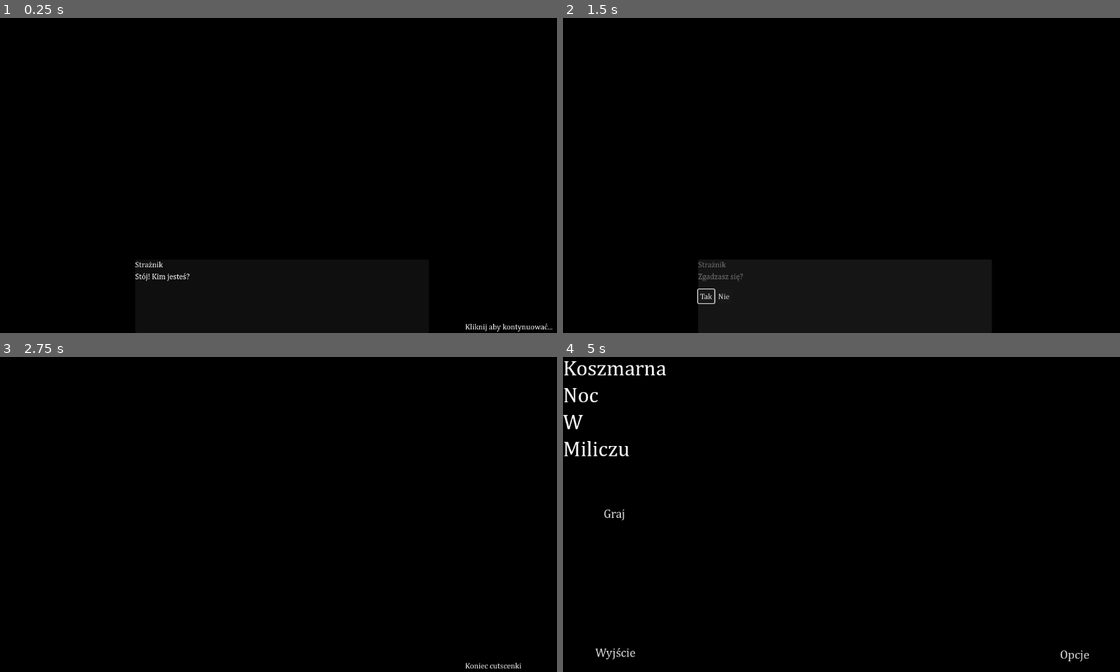
Above: before the commit, frames 1-4 (two rows, left to right).
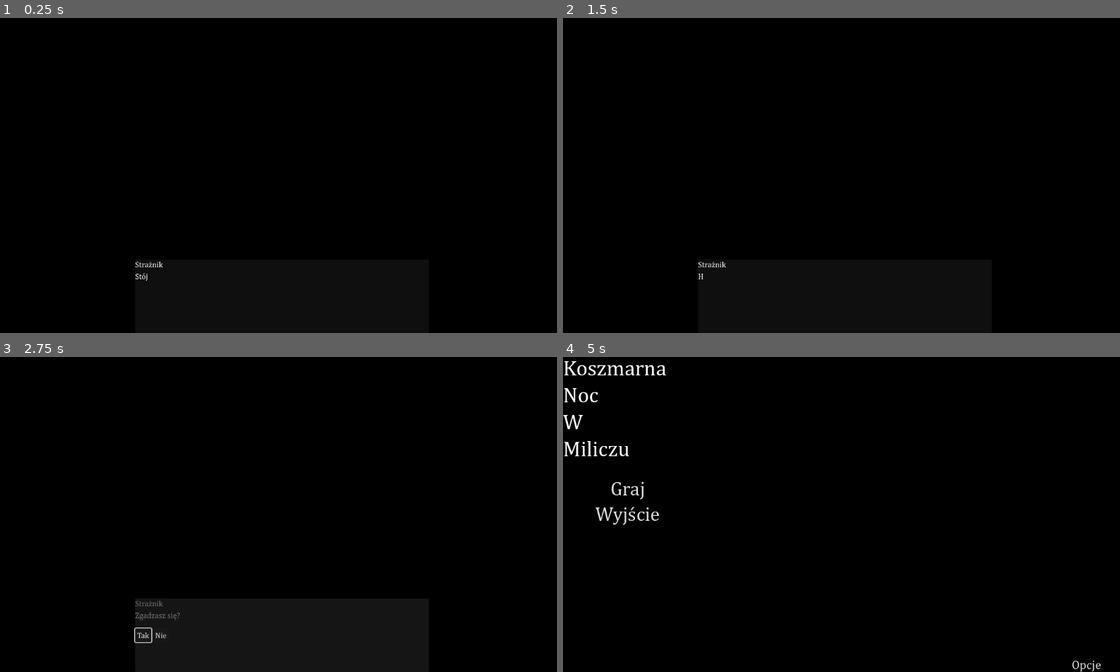
Above: after the commit, the same moments.

Repository: Loyydowski/SideQuests
Game: Godot game, scene res://scenes/cutscene.tscn
Two runs of this game, one before a commit and one after it. Both use one fixed random seed, a clock stepped at 60 frames per second and the inputs below. This scene is started directly instead of the project's main scene.
Inputs (mouse positions are in pixels of both pictures, inside the frame that each line leads up to):
- Up to frame 1 (0.25 s): no input
- Up to frame 2 (1.5 s): tap Enter (ui_accept) at 0.5 s; move the mouse to (969, 159) at 0.52 s; hold Enter (ui_accept) 0.53-1.28 s; click (969, 159) at 0.67 s; move the mouse to (730, 191) at 1.27 s; tap F (toggle_flashlight) at 1.35 s; click (730, 191) at 1.42 s
- Up to frame 3 (2.75 s): tap Enter (ui_accept) at 1.52, 1.55, 1.82 s; move the mouse to (339, 445) at 2.02 s; hold Enter (ui_accept) from 2.03 s (still down); click (339, 445) at 2.17 s
- Up to frame 4 (5 s): release Enter (ui_accept) at 2.75 s; click (707, 634) at 2.75 s, where only the run after the commit has a clickable "Tak"; tap Enter (ui_accept) at 3.5, 3.77, 3.8, 4.07, 4.25 s; move the mouse to (819, 577) at 3.52 s; tap F (toggle_flashlight) at 3.6 s; click (819, 577) at 3.67 s; move the mouse to (1014, 561) at 4.27 s; hold Enter (ui_accept) from 4.28 s (still down); click (1014, 561) at 4.42 s; tap Escape (ui_cancel) at 4.9 s

The runs differ from the first frame. In frame 1, 0.2% of the frame differs, in the area x 26-100%, y 80-100%; in frame 2, 0.2%; in frame 3, 0.4%; in frame 4, 0.6%, in the area x 5-97%, y 39-100%.

Commit message:
poprawka

Diff:
--- a/KoszmarnaNocWMiliczu/scenes/cutscene.tscn
+++ b/KoszmarnaNocWMiliczu/scenes/cutscene.tscn
@@ -1,8 +1,8 @@
-[gd_scene load_steps=2 format=3 uid="uid://cwbm6jv0oaduf"]
+[gd_scene format=3 uid="uid://cwbm6jv0oaduf"]
 
 [ext_resource type="Script" uid="uid://daerpvxdcs381" path="res://skrypty/przemowa.gd" id="1_edmg7"]
 
-[node name="Control" type="Control"]
+[node name="Control" type="Control" unique_id=1413472847]
 layout_mode = 3
 anchors_preset = 15
 anchor_right = 1.0
@@ -11,7 +11,7 @@
 grow_vertical = 2
 script = ExtResource("1_edmg7")
 
-[node name="ColorRect" type="ColorRect" parent="."]
+[node name="ColorRect" type="ColorRect" parent="." unique_id=1083908769]
 layout_mode = 1
 anchors_preset = 8
 anchor_left = 0.5
@@ -26,7 +26,7 @@
 grow_vertical = 2
 color = Color(0, 0, 0, 1)
 
-[node name="DialogPanel" type="PanelContainer" parent="."]
+[node name="DialogPanel" type="PanelContainer" parent="." unique_id=1037541739]
 custom_minimum_size = Vector2(600, 150)
 layout_mode = 1
 anchors_preset = 7
@@ -40,19 +40,19 @@
 grow_horizontal = 2
 grow_vertical = 0
 
-[node name="MarginContainer" type="MarginContainer" parent="DialogPanel"]
+[node name="MarginContainer" type="MarginContainer" parent="DialogPanel" unique_id=117448309]
 layout_mode = 2
 
-[node name="VBoxContainer" type="VBoxContainer" parent="DialogPanel/MarginContainer"]
+[node name="VBoxContainer" type="VBoxContainer" parent="DialogPanel/MarginContainer" unique_id=39659459]
 layout_mode = 2
 
-[node name="SpeakerLabel" type="Label" parent="DialogPanel/MarginContainer/VBoxContainer"]
+[node name="SpeakerLabel" type="Label" parent="DialogPanel/MarginContainer/VBoxContainer" unique_id=1474064636]
 layout_mode = 2
 
-[node name="DialogLabel" type="Label" parent="DialogPanel/MarginContainer/VBoxContainer"]
+[node name="DialogLabel" type="Label" parent="DialogPanel/MarginContainer/VBoxContainer" unique_id=223424585]
 layout_mode = 2
 
-[node name="ContinueHint" type="Label" parent="."]
+[node name="ContinueHint" type="Label" parent="." unique_id=1608814960]
 layout_mode = 1
 anchors_preset = 3
 anchor_left = 1.0
@@ -65,7 +65,7 @@
 grow_vertical = 0
 text = "Kliknij aby kontynuować..."
 
-[node name="ChoicePanel" type="PanelContainer" parent="."]
+[node name="ChoicePanel" type="PanelContainer" parent="." unique_id=1901864493]
 visible = false
 layout_mode = 0
 offset_left = 276.0
@@ -73,14 +73,14 @@
 offset_right = 876.0
 offset_bottom = 648.0
 
-[node name="HBoxContainer" type="HBoxContainer" parent="ChoicePanel"]
+[node name="HBoxContainer" type="HBoxContainer" parent="ChoicePanel" unique_id=1194077723]
 layout_mode = 2
 size_flags_vertical = 4
 
-[node name="YesButton" type="Button" parent="ChoicePanel/HBoxContainer"]
+[node name="YesButton" type="Button" parent="ChoicePanel/HBoxContainer" unique_id=1192242683]
 layout_mode = 2
 text = "Tak"
 
-[node name="NoButton" type="Button" parent="ChoicePanel/HBoxContainer"]
+[node name="NoButton" type="Button" parent="ChoicePanel/HBoxContainer" unique_id=960765114]
 layout_mode = 2
 text = "Nie"
--- a/KoszmarnaNocWMiliczu/scenes/menu.tscn
+++ b/KoszmarnaNocWMiliczu/scenes/menu.tscn
@@ -6,13 +6,13 @@
 [ext_resource type="Script" uid="uid://dhkv2gldf5ewr" path="res://skrypty/przyciskopcjemenu.gd" id="3_con2f"]
 [ext_resource type="Script" uid="uid://dw14ahau0r5xa" path="res://skrypty/specjalnanoc.gd" id="3_mhnvy"]
 
+[sub_resource type="StyleBoxEmpty" id="StyleBoxEmpty_v86rl"]
+
 [sub_resource type="StyleBoxEmpty" id="StyleBoxEmpty_mhnvy"]
-
-[sub_resource type="StyleBoxEmpty" id="StyleBoxEmpty_4ytvr"]
 
 [sub_resource type="StyleBoxEmpty" id="StyleBoxEmpty_g3eks"]
 
-[sub_resource type="StyleBoxEmpty" id="StyleBoxEmpty_v86rl"]
+[sub_resource type="StyleBoxEmpty" id="StyleBoxEmpty_4ytvr"]
 
 [node name="Menu" type="Control" unique_id=455744426]
 layout_mode = 3
@@ -21,7 +21,10 @@
 anchor_bottom = 1.0
 grow_horizontal = 2
 grow_vertical = 2
+size_flags_horizontal = 4
+size_flags_vertical = 4
 script = ExtResource("1_4ytvr")
+metadata/_edit_use_anchors_ = true
 
 [node name="Label" type="Label" parent="." unique_id=1549212627]
 layout_mode = 1
@@ -36,52 +39,10 @@
 [node name="ColorRect" type="ColorRect" parent="." unique_id=1863750887]
 show_behind_parent = true
 layout_mode = 0
-offset_right = 1491.0
-offset_bottom = 729.0
+offset_right = 1153.0
+offset_bottom = 651.0
 color = Color(0, 0, 0, 1)
-
-[node name="Button" type="Button" parent="." unique_id=342897834]
-layout_mode = 1
-anchors_preset = 4
-anchor_top = 0.5
-anchor_bottom = 0.5
-offset_top = -41.5
-offset_right = 211.0
-offset_bottom = 41.5
-grow_vertical = 2
-pivot_offset = Vector2(1795, -58.5)
-theme_override_font_sizes/font_size = 25
-theme_override_styles/normal = SubResource("StyleBoxEmpty_mhnvy")
-text = "Graj"
-script = ExtResource("1_vjb58")
-
-[node name="Button2" type="Button" parent="." unique_id=1045229923]
-layout_mode = 1
-anchors_preset = 2
-anchor_top = 1.0
-anchor_bottom = 1.0
-offset_top = -79.0
-offset_right = 215.0
-grow_vertical = 0
-theme_override_font_sizes/font_size = 25
-theme_override_styles/normal = SubResource("StyleBoxEmpty_4ytvr")
-text = "Wyjście"
-script = ExtResource("1_yqeox")
-
-[node name="Button3" type="Button" parent="." unique_id=247677178]
-layout_mode = 1
-anchors_preset = 4
-anchor_top = 0.5
-anchor_bottom = 0.5
-offset_left = 1.0
-offset_top = 64.0
-offset_right = 215.0
-offset_bottom = 135.0
-grow_vertical = 2
-theme_override_font_sizes/font_size = 25
-theme_override_styles/normal = SubResource("StyleBoxEmpty_g3eks")
-text = "Double Trouble"
-script = ExtResource("3_mhnvy")
+metadata/_edit_use_anchors_ = true
 
 [node name="Button4" type="Button" parent="." unique_id=1965478969]
 layout_mode = 1
@@ -90,11 +51,42 @@
 anchor_top = 1.0
 anchor_right = 1.0
 anchor_bottom = 1.0
-offset_left = -214.0
-offset_top = -71.0
+offset_left = -165.0
+offset_top = -30.0
 grow_horizontal = 0
 grow_vertical = 0
 theme_override_font_sizes/font_size = 25
 theme_override_styles/normal = SubResource("StyleBoxEmpty_v86rl")
 text = "Opcje"
 script = ExtResource("3_con2f")
+
+[node name="VBoxContainer" type="VBoxContainer" parent="." unique_id=128765062]
+layout_mode = 1
+anchors_preset = -1
+anchor_top = 0.38271606
+anchor_right = 0.23003472
+anchor_bottom = 0.61728394
+grow_vertical = 2
+metadata/_edit_use_anchors_ = true
+
+[node name="Button" type="Button" parent="VBoxContainer" unique_id=342897834]
+layout_mode = 2
+theme_override_font_sizes/font_size = 40
+theme_override_styles/normal = SubResource("StyleBoxEmpty_mhnvy")
+text = "Graj"
+script = ExtResource("1_vjb58")
+
+[node name="Button3" type="Button" parent="VBoxContainer" unique_id=247677178]
+unique_name_in_owner = true
+layout_mode = 2
+theme_override_font_sizes/font_size = 40
+theme_override_styles/normal = SubResource("StyleBoxEmpty_g3eks")
+text = "Double Trouble"
+script = ExtResource("3_mhnvy")
+
+[node name="Button2" type="Button" parent="VBoxContainer" unique_id=1045229923]
+layout_mode = 2
+theme_override_font_sizes/font_size = 40
+theme_override_styles/normal = SubResource("StyleBoxEmpty_4ytvr")
+text = "Wyjście"
+script = ExtResource("1_yqeox")
--- a/KoszmarnaNocWMiliczu/scenes/menuglowne.gd
+++ b/KoszmarnaNocWMiliczu/scenes/menuglowne.gd
@@ -1,8 +1,8 @@
 extends Control
 
 func _ready() -> void:
-	$Button3.visible = false
+	%Button3.visible = false
 
 func _process(delta: float) -> void:
 	if Global.czy1nocukonczona:
-		$Button3.visible = true
+		%Button3.visible = true
--- /dev/null
+++ b/KoszmarnaNocWMiliczu/scenes/nowa_gra_cutscenka.tscn
@@ -0,0 +1,60 @@
+[gd_scene format=3 uid="uid://d6i1pvhun2sg"]
+
+[ext_resource type="Script" uid="uid://hoomqlkwrmgi" path="res://skrypty/pierwszacutscenka.gd" id="1_fplbu"]
+[ext_resource type="Shader" uid="uid://taksdllyfs4b" path="res://shadery/blur.gdshader" id="2_doc0x"]
+[ext_resource type="Texture2D" uid="uid://dhif35ick5go6" path="res://assets/OBRAZKI/przedzial-w-pociagu.jpg" id="2_olkuh"]
+
+[sub_resource type="ShaderMaterial" id="ShaderMaterial_ydv3m"]
+shader = ExtResource("2_doc0x")
+shader_parameter/blur_amount = 4.0
+
+[node name="NowaGraCutscene" type="Control" unique_id=1413472847]
+layout_mode = 3
+anchors_preset = 15
+anchor_right = 1.0
+anchor_bottom = 1.0
+grow_horizontal = 2
+grow_vertical = 2
+script = ExtResource("1_fplbu")
+
+[node name="ColorRect" type="ColorRect" parent="." unique_id=1083908769]
+layout_mode = 1
+anchors_preset = 8
+anchor_left = 0.5
+anchor_top = 0.5
+anchor_right = 0.5
+anchor_bottom = 0.5
+offset_left = -990.0
+offset_top = -578.0
+offset_right = 1103.0
+offset_bottom = 621.0
+grow_horizontal = 2
+grow_vertical = 2
+color = Color(0, 0, 0, 1)
+
+[node name="ContinueHint" type="Label" parent="." unique_id=1608814960]
+layout_mode = 1
+anchors_preset = 3
+anchor_left = 1.0
+anchor_top = 1.0
+anchor_right = 1.0
+anchor_bottom = 1.0
+offset_left = -202.0
+offset_top = -23.0
+grow_horizontal = 0
+grow_vertical = 0
+text = "Kliknij aby kontynuować..."
+
+[node name="TextureRect" type="TextureRect" parent="." unique_id=1978580298]
+material = SubResource("ShaderMaterial_ydv3m")
+layout_mode = 1
+anchors_preset = 5
+anchor_left = 0.5
+anchor_right = 0.5
+offset_left = -987.0
+offset_top = -249.00002
+offset_right = 1471.8237
+offset_bottom = 1157.1177
+grow_horizontal = 2
+scale = Vector2(0.85, 0.85)
+texture = ExtResource("2_olkuh")
--- a/KoszmarnaNocWMiliczu/scenes/panel_telefonu.tscn
+++ /dev/null
@@ -1,12 +0,0 @@
-[gd_scene format=3 uid="uid://cmmnc0pibmtvl"]
-
-[node name="PanelTelefonu" type="Control" unique_id=902232083]
-layout_mode = 3
-anchors_preset = 0
-
-[node name="ColorRect" type="ColorRect" parent="." unique_id=1447336581]
-layout_mode = 1
-offset_right = 320.46265
-offset_bottom = 456.93945
-scale = Vector2(1.405, 1.405)
-color = Color(0, 0, 0, 1)
--- a/KoszmarnaNocWMiliczu/scenes/player.tscn
+++ b/KoszmarnaNocWMiliczu/scenes/player.tscn
@@ -3,7 +3,6 @@
 [ext_resource type="Script" uid="uid://f0hy5nkdtxa6" path="res://skrypty/gracz.gd" id="1_g2els"]
 [ext_resource type="Script" uid="uid://bu4nhscqee63o" path="res://skrypty/graczgui.gd" id="2_qhqgy"]
 [ext_resource type="PackedScene" uid="uid://dosw5bnllaete" path="res://scenes/camera.tscn" id="3_qhqgy"]
-[ext_resource type="PackedScene" uid="uid://cmmnc0pibmtvl" path="res://scenes/panel_telefonu.tscn" id="4_dqkch"]
 
 [node name="Player" type="Node3D" unique_id=391121884]
 script = ExtResource("1_g2els")
@@ -26,25 +25,20 @@
 offset_bottom = 641.0
 script = ExtResource("2_qhqgy")
 
-[node name="PanelTelefonu" parent="CanvasLayer/UI" unique_id=2016774536 instance=ExtResource("4_dqkch")]
-layout_mode = 1
-offset_left = 221.5
-offset_right = 221.5
-
 [node name="RightButton" type="Button" parent="CanvasLayer/UI" unique_id=1824847751]
 layout_mode = 0
 offset_left = 967.0
-offset_top = 227.0
+offset_top = 146.0
 offset_right = 1154.0
-offset_bottom = 380.0
+offset_bottom = 496.0
 text = "W prawo"
 
 [node name="LeftButton" type="Button" parent="CanvasLayer/UI" unique_id=1554963272]
 layout_mode = 0
 offset_left = 1.0
-offset_top = 220.0
+offset_top = 156.0
 offset_right = 188.0
-offset_bottom = 373.0
+offset_bottom = 506.0
 text = "W lewo"
 
 [node name="PanelKamer" parent="CanvasLayer/UI" unique_id=1359527877 instance=ExtResource("3_qhqgy")]
@@ -66,14 +60,3 @@
 offset_left = -40.0
 offset_bottom = 23.0
 grow_horizontal = 0
-
-[node name="TelefonPrzycisk" type="Button" parent="CanvasLayer/UI" unique_id=1513163462]
-layout_mode = 1
-anchors_preset = 5
-anchor_left = 0.5
-anchor_right = 0.5
-offset_left = -353.5
-offset_right = 353.5
-offset_bottom = 113.0
-grow_horizontal = 2
-text = "Telefon"
--- /dev/null
+++ b/KoszmarnaNocWMiliczu/shadery/blur.gdshader
@@ -0,0 +1,15 @@
+shader_type canvas_item;
+
+uniform float blur_amount : hint_range(0.0, 10.0) = 4.0;
+
+void fragment() {
+    vec4 sum = vec4(0.0);
+    float size = blur_amount / 1000.0;
+
+    sum += texture(TEXTURE, UV + vec2(-size, -size));
+    sum += texture(TEXTURE, UV + vec2( size, -size));
+    sum += texture(TEXTURE, UV + vec2(-size,  size));
+    sum += texture(TEXTURE, UV + vec2( size,  size));
+
+    COLOR = sum * 0.25;
+}
--- a/KoszmarnaNocWMiliczu/skrypty/noc1.gd
+++ b/KoszmarnaNocWMiliczu/skrypty/noc1.gd
@@ -4,4 +4,4 @@
 	pressed.connect(_on_pressed)
 
 func _on_pressed() -> void:
-	get_tree().change_scene_to_file("res://scenes/mapa.tscn")
+	get_tree().change_scene_to_file("res://scenes/nowa_gra_cutscenka.tscn")
--- /dev/null
+++ b/KoszmarnaNocWMiliczu/skrypty/pierwszacutscenka.gd
@@ -0,0 +1,33 @@
+extends Control
+
+# Ścieżka do pliku. Upewnij się, że plik "zapowiedzINTERCITY.wav"
+# znajduje się w głównym folderze projektu (res://).
+const SOUND_PATH = "res://assets/OST/zapowiedzINTERCITY.wav"
+
+func _ready() -> void:
+	await get_tree().create_timer(5.0).timeout
+	play_sound(SOUND_PATH)
+
+
+func play_sound(path: String) -> void:
+	# 1. Sprawdź czy plik istnieje (żeby uniknąć błędów)
+	if not ResourceLoader.exists(path):
+		print("BŁĄD: Nie znaleziono pliku: ", path)
+		return
+
+	# 2. Stwórz nowy węzeł odtwarzacza audio
+	var player = AudioStreamPlayer.new()
+	add_child(player) # Dodaj go do sceny
+
+	# 3. Załaduj plik i przypisz do odtwarzacza
+	var stream = load(path)
+	player.stream = stream
+
+	# 4. Odtwórz dźwięk
+	player.play()
+
+	# 5. SPRZĄTANIE: Gdy dźwięk się skończy, usuń odtwarzacz z pamięci
+	player.finished.connect(player.queue_free)
+
+func _process(delta: float) -> void:
+	pass
--- a/KoszmarnaNocWMiliczu/skrypty/przemowa.gd
+++ b/KoszmarnaNocWMiliczu/skrypty/przemowa.gd
@@ -1,6 +1,6 @@
 extends Control
 
-# Dialogi - tablica słowników
+# --- DANE ---
 var dialogs: Array[Dictionary] = [
 	{"speaker": "Strażnik", "text": "Stój! Kim jesteś?"},
 	{"speaker": "Gracz", "text": "Jestem podróżnikiem szukającym schronienia."},
@@ -9,21 +9,24 @@
 	{"speaker": "Strażnik", "text": "Zgadzasz się?", "show_choice": true}
 ]
 
-# Dialogi po wyborze TAK
 var dialogs_yes: Array[Dictionary] = [
 	{"speaker": "Gracz", "text": "Dobrze, zostawiam miecz."},
 	{"speaker": "Strażnik", "text": "Mądra decyzja. Wejdź."},
 ]
 
-# Dialogi po wyborze NIE
 var dialogs_no: Array[Dictionary] = [
 	{"speaker": "Gracz", "text": "Nie ma mowy! Mój miecz zostaje przy mnie."},
 	{"speaker": "Strażnik", "text": "W takim razie odejdź. Nie ma tu dla ciebie miejsca."},
 ]
 
+# --- ZMIENNE STANU ---
 var current_index: int = 0
 var current_dialogs: Array[Dictionary] = []
 var is_choice_visible: bool = false
+var tween: Tween # Obiekt do obsługi animacji
+
+# Konfiguracja prędkości (czas w sekundach na jedną literę)
+var typing_speed: float = 0.05
 
 @onready var dialog_panel: PanelContainer = $DialogPanel
 @onready var speaker_label: Label = $DialogPanel/MarginContainer/VBoxContainer/SpeakerLabel
@@ -34,29 +37,30 @@
 @onready var continue_hint: Label = $ContinueHint
 
 func _ready() -> void:
-	# Podłącz sygnały przycisków
 	yes_button.pressed.connect(_on_yes_pressed)
 	no_button.pressed.connect(_on_no_pressed)
 
-	# Ukryj panel wyboru na start
 	choice_panel.visible = false
+	continue_hint.visible = false # Ukrywamy hint na starcie
 
-	# Ustaw początkowe dialogi
 	current_dialogs = dialogs
-
-	# Pokaż pierwszy dialog
 	show_dialog()
 
 func _input(event: InputEvent) -> void:
-	# Kliknięcie lub spacja przechodzi do następnego dialogu
-	if event.is_action_pressed("ui_accept") or event is InputEventMouseButton:
-		if event is InputEventMouseButton and not event.pressed:
-			return
+	if event.is_action_pressed("ui_accept") or (event is InputEventMouseButton and event.pressed):
 
-		# Nie przechodź dalej jeśli widoczny jest wybór
+		# 1. Jeśli jest wybór, ignoruj input (gracz musi kliknąć przycisk UI)
 		if is_choice_visible:
 			return
 
+		# 2. Jeśli tekst się jeszcze pisze -> Pomiń animację (pokaż całość)
+		if tween and tween.is_running():
+			tween.kill() # Zatrzymaj tweena
+			dialog_label.visible_ratio = 1.0 # Pokaż cały tekst
+			_on_typing_finished() # Wywołaj funkcję kończącą
+			return
+
+		# 3. Jeśli tekst jest już cały -> Idź do następnego
 		next_dialog()
 
 func show_dialog() -> void:
@@ -66,11 +70,30 @@
 
 	var dialog = current_dialogs[current_index]
 
-	# Ustaw tekst
+	# Ustaw tekst i mówcę
 	speaker_label.text = dialog["speaker"]
 	dialog_label.text = dialog["text"]
 
-	# Sprawdź czy pokazać wybór
+	# --- ANIMACJA PISANIA ---
+	dialog_label.visible_ratio = 0.0 # Ukryj tekst na początku
+	continue_hint.visible = false # Ukryj strzałkę "dalej" podczas pisania
+
+	# Oblicz czas trwania zależnie od długości tekstu
+	var duration = dialog["text"].length() * typing_speed
+
+	# Utwórz i uruchom Tween
+	if tween: tween.kill() # Zabij poprzedni tween, jeśli istnieje
+	tween = create_tween()
+	tween.tween_property(dialog_label, "visible_ratio", 1.0, duration)
+
+	# Gdy animacja się skończy, wywołaj funkcję pomocniczą
+	tween.finished.connect(_on_typing_finished)
+
+# Wywoływane gdy tekst skończy się pisać (sam lub przez pominięcie)
+func _on_typing_finished() -> void:
+	var dialog = current_dialogs[current_index]
+
+	# Sprawdź czy pokazać wybór CZY strzałkę "dalej"
 	if dialog.get("show_choice", false):
 		show_choice()
 	else:
@@ -84,8 +107,6 @@
 	is_choice_visible = true
 	choice_panel.visible = true
 	continue_hint.visible = false
-
-	# Focus na przycisku Tak
 	yes_button.grab_focus()
 
 func _on_yes_pressed() -> void:
@@ -109,9 +130,5 @@
 
 func end_cutscene() -> void:
 	print("Cutscenka zakończona!")
-	# Tutaj możesz:
-	# get_tree().change_scene_to_file("res://main_game.tscn")
-	# lub queue_free()
-	# lub emit sygnał
 	dialog_panel.visible = false
 	continue_hint.text = "Koniec cutscenki"
Binary file added: KoszmarnaNocWMiliczu/assets/OBRAZKI/przedzial-w-pociagu.jpg
Not shown, added: KoszmarnaNocWMiliczu/assets/OBRAZKI/przedzial-w-pociagu.jpg.import
Not shown, added: KoszmarnaNocWMiliczu/assets/OST/zapowiedzINTERCITY.wav.import
Not shown, added: KoszmarnaNocWMiliczu/shadery/blur.gdshader.uid
Not shown, added: KoszmarnaNocWMiliczu/skrypty/pierwszacutscenka.gd.uid
Not shown, added: KoszmarnaNocWMiliczu/assets/OST/zapowiedzINTERCITY.wav
